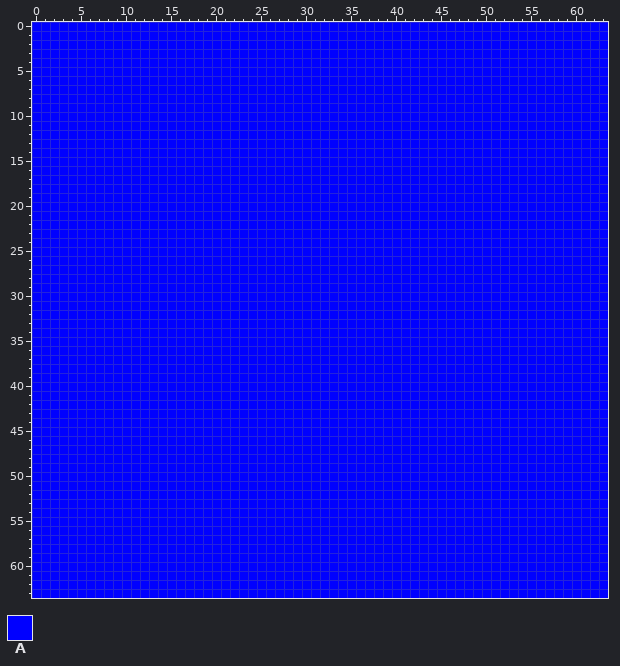
Edited in one commit: pixel-art sprite (sprites/spr_character/95d72d46-f4d0-4e95-b8d8-3dd50a799b54.png). Above is the file before it was changed.
The file is 64x64 pixels.
Palette (. is transparent): A #0000ff
Pixels before (only the part around the change), first column x 10:
10 AAAAAAAAAAAAAAAAAAAAAAAAAAAAAAAAAAAAAAAAAAAAAAAAAAAAAA
11 AAAAAAAAAAAAAAAAAAAAAAAAAAAAAAAAAAAAAAAAAAAAAAAAAAAAAA
12 AAAAAAAAAAAAAAAAAAAAAAAAAAAAAAAAAAAAAAAAAAAAAAAAAAAAAA
13 AAAAAAAAAAAAAAAAAAAAAAAAAAAAAAAAAAAAAAAAAAAAAAAAAAAAAA
14 AAAAAAAAAAAAAAAAAAAAAAAAAAAAAAAAAAAAAAAAAAAAAAAAAAAAAA
15 AAAAAAAAAAAAAAAAAAAAAAAAAAAAAAAAAAAAAAAAAAAAAAAAAAAAAA
16 AAAAAAAAAAAAAAAAAAAAAAAAAAAAAAAAAAAAAAAAAAAAAAAAAAAAAA
17 AAAAAAAAAAAAAAAAAAAAAAAAAAAAAAAAAAAAAAAAAAAAAAAAAAAAAA
18 AAAAAAAAAAAAAAAAAAAAAAAAAAAAAAAAAAAAAAAAAAAAAAAAAAAAAA
19 AAAAAAAAAAAAAAAAAAAAAAAAAAAAAAAAAAAAAAAAAAAAAAAAAAAAAA
20 AAAAAAAAAAAAAAAAAAAAAAAAAAAAAAAAAAAAAAAAAAAAAAAAAAAAAA
21 AAAAAAAAAAAAAAAAAAAAAAAAAAAAAAAAAAAAAAAAAAAAAAAAAAAAAA
22 AAAAAAAAAAAAAAAAAAAAAAAAAAAAAAAAAAAAAAAAAAAAAAAAAAAAAA
23 AAAAAAAAAAAAAAAAAAAAAAAAAAAAAAAAAAAAAAAAAAAAAAAAAAAAAA
24 AAAAAAAAAAAAAAAAAAAAAAAAAAAAAAAAAAAAAAAAAAAAAAAAAAAAAA
25 AAAAAAAAAAAAAAAAAAAAAAAAAAAAAAAAAAAAAAAAAAAAAAAAAAAAAA
26 AAAAAAAAAAAAAAAAAAAAAAAAAAAAAAAAAAAAAAAAAAAAAAAAAAAAAA
27 AAAAAAAAAAAAAAAAAAAAAAAAAAAAAAAAAAAAAAAAAAAAAAAAAAAAAA
28 AAAAAAAAAAAAAAAAAAAAAAAAAAAAAAAAAAAAAAAAAAAAAAAAAAAAAA
29 AAAAAAAAAAAAAAAAAAAAAAAAAAAAAAAAAAAAAAAAAAAAAAAAAAAAAA
30 AAAAAAAAAAAAAAAAAAAAAAAAAAAAAAAAAAAAAAAAAAAAAAAAAAAAAA
31 AAAAAAAAAAAAAAAAAAAAAAAAAAAAAAAAAAAAAAAAAAAAAAAAAAAAAA
32 AAAAAAAAAAAAAAAAAAAAAAAAAAAAAAAAAAAAAAAAAAAAAAAAAAAAAA
33 AAAAAAAAAAAAAAAAAAAAAAAAAAAAAAAAAAAAAAAAAAAAAAAAAAAAAA
34 AAAAAAAAAAAAAAAAAAAAAAAAAAAAAAAAAAAAAAAAAAAAAAAAAAAAAA
35 AAAAAAAAAAAAAAAAAAAAAAAAAAAAAAAAAAAAAAAAAAAAAAAAAAAAAA
36 AAAAAAAAAAAAAAAAAAAAAAAAAAAAAAAAAAAAAAAAAAAAAAAAAAAAAA
37 AAAAAAAAAAAAAAAAAAAAAAAAAAAAAAAAAAAAAAAAAAAAAAAAAAAAAA
38 AAAAAAAAAAAAAAAAAAAAAAAAAAAAAAAAAAAAAAAAAAAAAAAAAAAAAA
39 AAAAAAAAAAAAAAAAAAAAAAAAAAAAAAAAAAAAAAAAAAAAAAAAAAAAAA
40 AAAAAAAAAAAAAAAAAAAAAAAAAAAAAAAAAAAAAAAAAAAAAAAAAAAAAA
41 AAAAAAAAAAAAAAAAAAAAAAAAAAAAAAAAAAAAAAAAAAAAAAAAAAAAAA
42 AAAAAAAAAAAAAAAAAAAAAAAAAAAAAAAAAAAAAAAAAAAAAAAAAAAAAA
43 AAAAAAAAAAAAAAAAAAAAAAAAAAAAAAAAAAAAAAAAAAAAAAAAAAAAAA
44 AAAAAAAAAAAAAAAAAAAAAAAAAAAAAAAAAAAAAAAAAAAAAAAAAAAAAA
45 AAAAAAAAAAAAAAAAAAAAAAAAAAAAAAAAAAAAAAAAAAAAAAAAAAAAAA
46 AAAAAAAAAAAAAAAAAAAAAAAAAAAAAAAAAAAAAAAAAAAAAAAAAAAAAA
47 AAAAAAAAAAAAAAAAAAAAAAAAAAAAAAAAAAAAAAAAAAAAAAAAAAAAAA
48 AAAAAAAAAAAAAAAAAAAAAAAAAAAAAAAAAAAAAAAAAAAAAAAAAAAAAA
49 AAAAAAAAAAAAAAAAAAAAAAAAAAAAAAAAAAAAAAAAAAAAAAAAAAAAAA
50 AAAAAAAAAAAAAAAAAAAAAAAAAAAAAAAAAAAAAAAAAAAAAAAAAAAAAA
51 AAAAAAAAAAAAAAAAAAAAAAAAAAAAAAAAAAAAAAAAAAAAAAAAAAAAAA
52 AAAAAAAAAAAAAAAAAAAAAAAAAAAAAAAAAAAAAAAAAAAAAAAAAAAAAA
53 AAAAAAAAAAAAAAAAAAAAAAAAAAAAAAAAAAAAAAAAAAAAAAAAAAAAAA
54 AAAAAAAAAAAAAAAAAAAAAAAAAAAAAAAAAAAAAAAAAAAAAAAAAAAAAA
55 AAAAAAAAAAAAAAAAAAAAAAAAAAAAAAAAAAAAAAAAAAAAAAAAAAAAAA
56 AAAAAAAAAAAAAAAAAAAAAAAAAAAAAAAAAAAAAAAAAAAAAAAAAAAAAA
57 AAAAAAAAAAAAAAAAAAAAAAAAAAAAAAAAAAAAAAAAAAAAAAAAAAAAAA
58 AAAAAAAAAAAAAAAAAAAAAAAAAAAAAAAAAAAAAAAAAAAAAAAAAAAAAA
59 AAAAAAAAAAAAAAAAAAAAAAAAAAAAAAAAAAAAAAAAAAAAAAAAAAAAAA
60 AAAAAAAAAAAAAAAAAAAAAAAAAAAAAAAAAAAAAAAAAAAAAAAAAAAAAA
61 AAAAAAAAAAAAAAAAAAAAAAAAAAAAAAAAAAAAAAAAAAAAAAAAAAAAAA
62 AAAAAAAAAAAAAAAAAAAAAAAAAAAAAAAAAAAAAAAAAAAAAAAAAAAAAA
63 AAAAAAAAAAAAAAAAAAAAAAAAAAAAAAAAAAAAAAAAAAAAAAAAAAAAAA
And afterwards:
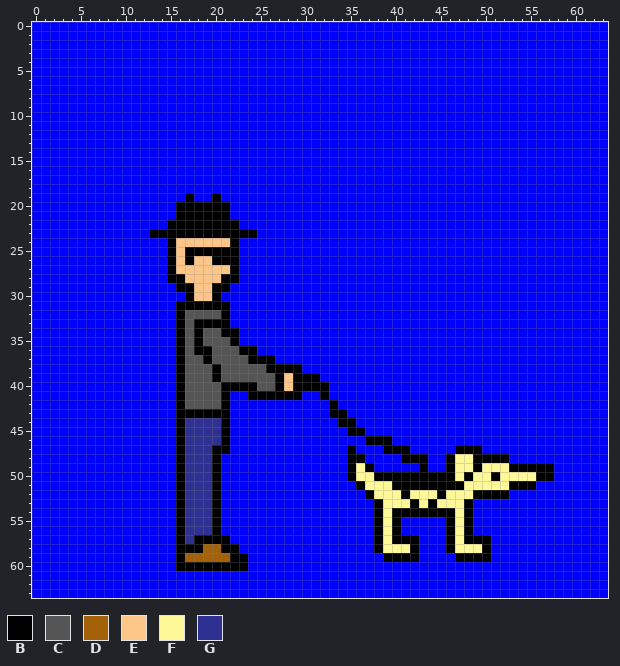
Colours new in this view: B #000000  C #555555  D #a3620a  E #fdc689  F #fff899  G #2e3192
Change:
y 19: x 17 A -> B; x 20 A -> B
y 20..21: x 16..21 AAAAAA -> BBBBBB
y 22: x 15..22 AAAAAAAA -> BBBBBBBB
y 23: x 13..24 AAAAAAAAAAAA -> BBBBBBBBBBBB
y 24: x 15..22 AAAAAAAA -> BEEEEEEB
y 25: x 15..22 AAAAAAAA -> BEBBBBBB
y 26: x 15..22 AAAAAAAA -> BEBEEBBB
y 27: x 15..22 AAAAAAAA -> BEEEEEEB
y 28: x 15..22 AAAAAAAA -> BBEEEEBB
y 29: x 16..21 AAAAAA -> BBEEBB
y 30: x 17..20 AAAA -> BEEB
y 31: x 16..21 AAAAAA -> BBBBBB
y 32: x 16..21 AAAAAA -> BCCCCB
y 33: x 16..21 AAAAAA -> BCBBBB
y 34: x 16..22 AAAAAAA -> BCBCCBB
y 35: x 16..22 AAAAAAA -> BCBCCCB
y 36: x 16..24 AAAAAAAAA -> BCBBCCCBB
y 37: x 16..26 AAAAAAAAAAA -> BCCBCCCCBBB
y 38: x 16..29 AAAAAAAAAAAAAA -> BCCCBCCCCCBBBB
y 39: x 16..31 AAAAAAAAAAAAAAAA -> BCCCBCCCCCCBEBBB
y 40: x 16..32 AAAAAAAAAAAAAAAAA -> BCCCCBBBBCCBEBBBB
y 41: x 16..21 AAAAAA -> BCCCCB; x 24..29 AAAAAA -> BBBBBB; x 32 A -> B
y 42: x 16..21 AAAAAA -> BCCCCB; x 33 A -> B
y 43: x 16..21 AAAAAA -> BBBBBB; x 33..34 AA -> BB
y 44: x 16..21 AAAAAA -> BGGGGB; x 34..35 AA -> BB
y 45: x 16..21 AAAAAA -> BGGGGB; x 35..36 AA -> BB
y 46: x 16..21 AAAAAA -> BGGGGB; x 37..39 AAA -> BBB
y 47: x 16..21 AAAAAA -> BGGGBB; x 35 A -> B; x 39..41 AAA -> BBB; x 47..49 AAA -> BBB
y 48: x 16..20 AAAAA -> BGGGB; x 35..36 AA -> BB; x 41..43 AAA -> BBB; x 46..52 AAAAAAA -> BFFBBBB
y 49: x 16..20 AAAAA -> BGGGB; x 35..37 AAA -> BFB; x 43 A -> B; x 46..57 AAAAAAAAAAAA -> BFFBFFFBBBBB
y 50: x 16..20 AAAAA -> BGGGB; x 35..57 AAAAAAAAAAAAAAAAAAAAAAA -> BFFBBBBBBBBBFBFFBFFFFBB
y 51: x 16..20 AAAAA -> BGGGB; x 36..55 AAAAAAAAAAAAAAAAAAAA -> BFFFBBBBBBBBFFFFFBBB
y 52: x 16..20 AAAAA -> BGGGB; x 37..52 AAAAAAAAAAAAAAAA -> BFFFBFFFBFFFBBBB
y 53: x 16..20 AAAAA -> BGGGB; x 38..48 AAAAAAAAAAA -> BFFFBFBFFFB
y 54: x 16..20 AAAAA -> BGGGB; x 38..48 AAAAAAAAAAA -> BFBBBBBBBFB
y 55..56: x 16..20 AAAAA -> BGGGB; x 38..40 AAA -> BFB; x 46..48 AAA -> BFB
y 57: x 16..21 AAAAAA -> BGBBBB; x 38..42 AAAAA -> BFBBB; x 46..50 AAAAA -> BFBBB
y 58: x 16..22 AAAAAAA -> BBBDDBB; x 38..42 AAAAA -> BFFFB; x 46..50 AAAAA -> BFFFB
y 59: x 16..23 AAAAAAAA -> BDDDDDBB; x 39..42 AAAA -> BBBB; x 47..50 AAAA -> BBBB
y 60: x 16..23 AAAAAAAA -> BBBBBBBB
Where, in picture pixels (left, top, right, bottom), the same in both pictures:
changed: (149, 193, 554, 571)
